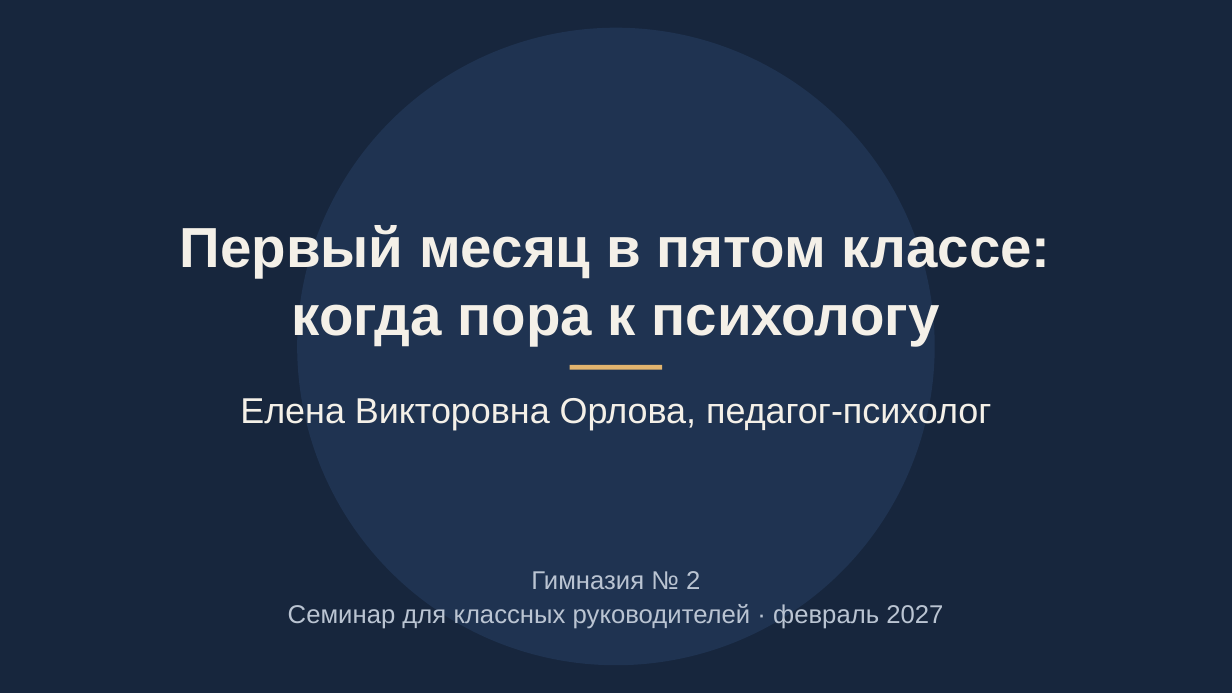
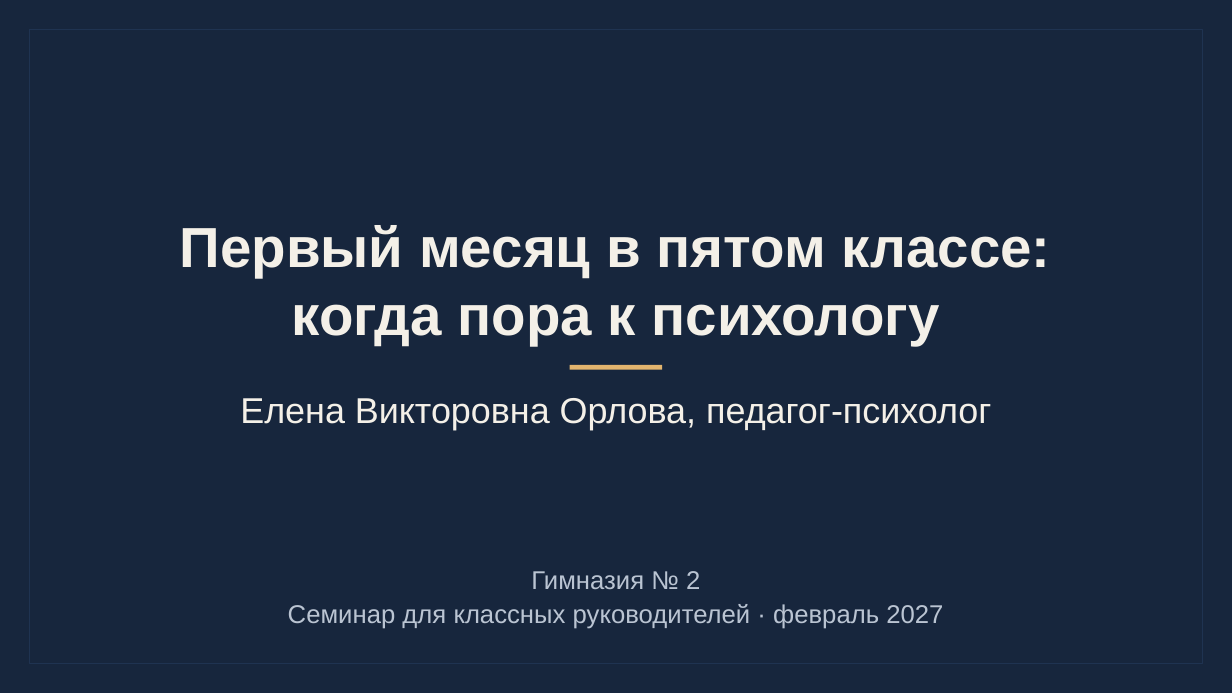
Before and after one commit to AlenaPrasol/vizitka-alena, a slide deck: slide 7 of razbory/titulnyy-slayd/fayly/5-shablonov-titulnogo-slayda.pptx. Drawn at 1232x693 pixels with LibreOffice and Linux fonts; fonts in the diff are those of the drawing. Boxes give left, top, right and bottom in pixels: in the first picture for what was removed or moved away, otherwise in the second. Text is boxed around its words. In the diff, an @@ line names an element or a change of style, - is before the commit and + after.

```diff
--- a/razbory/titulnyy-slayd/fayly/5-shablonov-titulnogo-slayda.pptx
+++ b/razbory/titulnyy-slayd/fayly/5-shablonov-titulnogo-slayda.pptx
@@ rectangle: place and size @@
-rectangle at bbox=[298, 28, 935, 665]
+rectangle at bbox=[30, 30, 1202, 664]
@@ rectangle at bbox=[30, 30, 1202, 664]: ellipse to rectangle; fill #1F3351 to none; outline none to #1F3351 1 pt @@
```
Also in this commit, not shown: 7 other slides changed, 7 other files.
